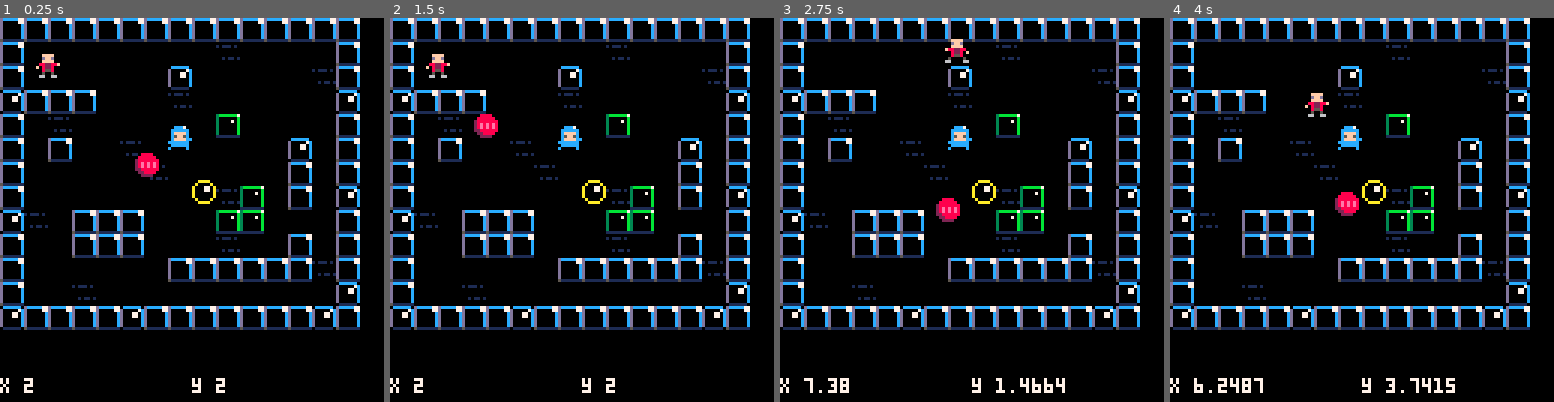
Above: before the commit, frames 1-4 (left to right).
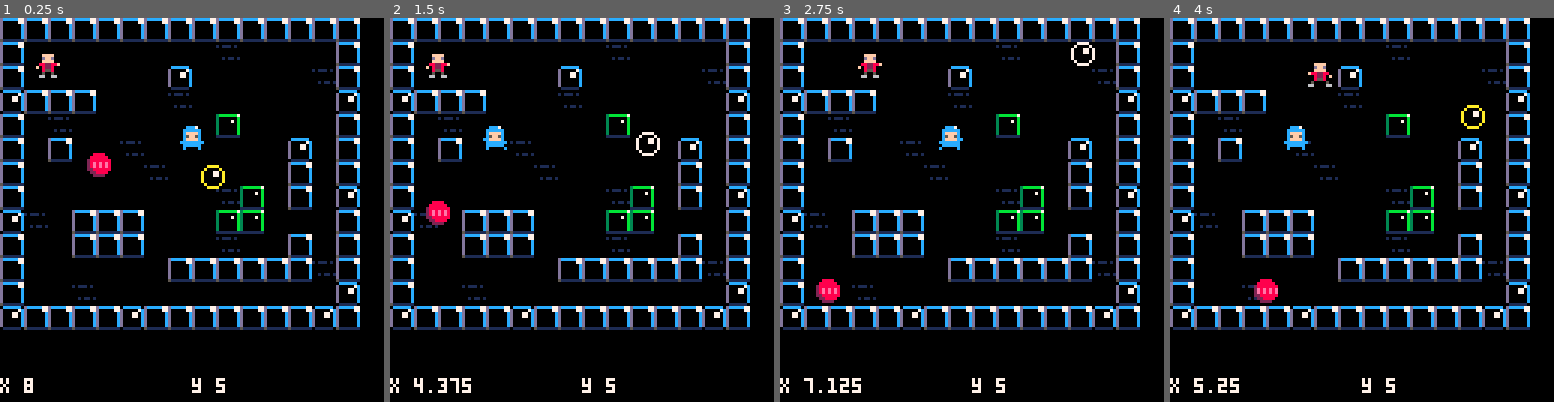
Above: after the commit, the same moments.

Repository: dzarrini/pico-8
Game: PICO-8 cartridge demos/collide.p8
Two runs of this game, one before a commit and one after it. Both use one fixed random seed, a clock stepped at 60 frames per second and the inputs below.
Inputs:
- Up to frame 1 (0.25 s): no input
- Up to frame 2 (1.5 s): no input
- Up to frame 3 (2.75 s): hold Right 1.6-2.1 s; hold Up 2.15-2.42 s; hold Right from 2.47 s (still down)
- Up to frame 4 (4 s): release Right at 3.03 s; hold Left 3.08-3.58 s; hold Down 3.63-3.97 s

The runs differ from the first frame. In frame 1, 1.3% of the frame differs, in the area x 6-59%, y 28-97%; in frame 2, 1.6%; in frame 3, 2.1%; in frame 4, 2.3%, in the area x 6-83%, y 11-98%.

Commit message:
modified the collision code

Diff:
--- a/demos/collide.p8
+++ b/demos/collide.p8
@@ -40,6 +40,14 @@
  pl = make_actor(2,2)
  pl.spr = 17
 
+ -- tiny guy
+
+ tiny = make_actor(7,5)
+ tiny.spr=5
+ tiny.frames=4
+ tiny.dx=1/8
+ tiny.inertia=0.8
+
  -- make a bouncy ball
  local ball = make_actor(8.5,7.5)
  ball.spr = 33
@@ -47,21 +55,13 @@
  ball.dy=-0.1
  ball.inertia=0.5
 
- local ball = make_actor(7,5)
+ local ball = make_actor(5,5)
  ball.spr = 49
  ball.dx=-0.1
  ball.dy=0.15
  ball.inertia=1
  ball.bounce = 0.8
 
-
- -- tiny guy
-
- a = make_actor(7,5)
- a.spr=5
- a.frames=4
- a.dx=1/8
- a.inertia=0.8
 
 
 end
@@ -114,23 +114,22 @@
     -- this allows actors to
     -- overlap initially
     -- without sticking together
-    if (dx != 0 and abs(x) <
-        abs(a.x-a2.x)) then
-     v=a.dx + a2.dy
+    local d = false
+    if (abs(x) <= abs(a.x-a2.x)) then
+     local v=a.dx + a2.dx
      a.dx = v/2
-     a2.dx = v/2
-     return true
+     -- a2.dx = v/2
+     d = true
     end
 
-    if (dy != 0 and abs(y) <
-        abs(a.y-a2.y)) then
-     v=a.dy + a2.dy
+    if (abs(y) <= abs(a.y-a2.y)) then
+     local v=a.dy + a2.dy
      a.dy=v/2
-     a2.dy=v/2
-     return true
+     -- a2.dy=v/2
+     d = true
     end
 
-    --return true
+    return d
 
    end
   end
@@ -141,6 +140,9 @@
 
 -- checks both walls and actors
 function solid_a(a, dx, dy)
+ if solid_actor(a, dx, dy) then
+  return true
+ end
  if solid_area(a.x+dx,a.y+dy,
     a.w,a.h) then
     return true end
@@ -175,8 +177,8 @@
  -- set dx,dy to zero if you
  -- don't want inertia
 
- a.dx *= a.inertia
- a.dy *= a.inertia
+ -- a.dx *= a.inertia
+ -- a.dy *= a.inertia
 
  -- advance one frame every
  -- time actor moves 1/4 of
@@ -225,8 +227,8 @@
  map(0,0,0,0,16,16)
  foreach(actor,draw_actor)
 
- print("x "..pl.x,0,120,7)
- print("y "..pl.y,64,120,7)
+ print("x "..tiny.x,0,120,7)
+ print("y "..tiny.y,64,120,7)
 
 end
 
